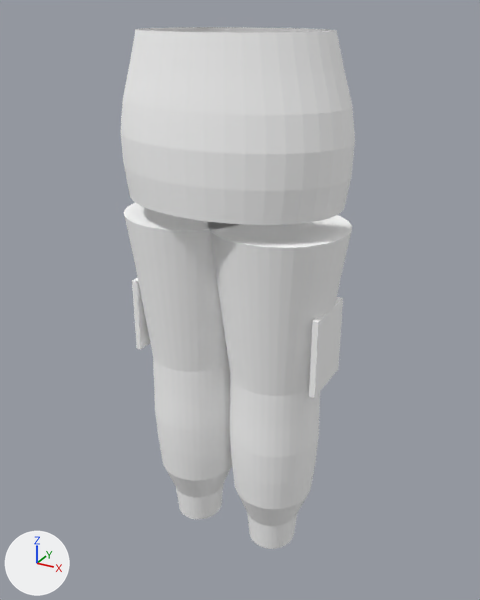
One commit to the glTF model public/3d/models/bottom_joggers_f.glb: the scene before it, then after it.
Both versions are drawn from a camera (50 mm lens) standing at (0.533, -0.949, 1.08) and looking at (-0.003, 0.026, 0.593). Lighting does not change. The marker at lower left points along +X, +Y and +Z. The older version comes first.

In view in the first picture: 'bottom_joggers'.
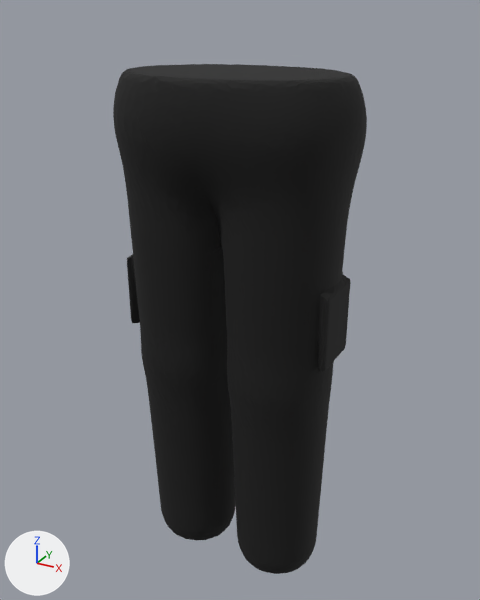
Edits to the bpy script that builds the scene:
```text
Change mat_fabric:
    mat_fabric.base_color: (1.0, 1.0, 1.0) -> (0.00392, 0.00392, 0.00392)  # white #ffffff -> black #0d0d0d
Change me_bottom_joggers:
    used by ob_bottom_joggers; location = (0.0, 0.0, 0.0)
    remove me_bottom_joggers.from_pydata(...)  # 1218 vertices, 2264 faces; spans x -0.203..0.203, y -0.144..0.144, z 0.109..1.05
    add me_bottom_joggers.from_pydata(...)  # 10002 vertices, 20000 faces; spans x -0.212..0.211, y -0.136..0.16, z 0.06..0.99
    me_bottom_joggers part 1: the loose piece of 481 vertices spanning x -0.203..0.033, y -0.115..0.115, z 0.109..0.756 is rebuilt with 10002 vertices and now spans x -0.212..0.211, y -0.136..0.16, z 0.06..0.99
    me_bottom_joggers part 2: the loose piece of 481 vertices spanning x -0.033..0.203, y -0.115..0.115, z 0.109..0.756 is deleted
    me_bottom_joggers part 3: the loose piece of 240 vertices spanning x -0.199..0.199, y -0.144..0.144, z 0.79..1.05 is deleted
    me_bottom_joggers part 4: the loose piece of 8 vertices spanning x -0.183..-0.173, y -0.055..0.055, z 0.484..0.624 is deleted
    me_bottom_joggers part 5: the loose piece of 8 vertices spanning x 0.173..0.183, y -0.055..0.055, z 0.484..0.624 is deleted
```

Location of each change, [x1, y1, x2, y2] in pixels of the pictures (480 x 600 px):
'bottom_joggers', recoloured, reshaped (8% wider)
    before: [120, 27, 355, 549]
    after: [113, 64, 367, 574]
part 1 of me_bottom_joggers, rebuilt
    before: [124, 203, 238, 519]
    after: [113, 64, 367, 574]
part 2 of me_bottom_joggers, deleted
    before: [208, 215, 352, 549]
part 3 of me_bottom_joggers, deleted
    before: [120, 27, 355, 225]
part 4 of me_bottom_joggers, deleted
    before: [132, 277, 150, 350]
part 5 of me_bottom_joggers, deleted
    before: [309, 297, 343, 398]
